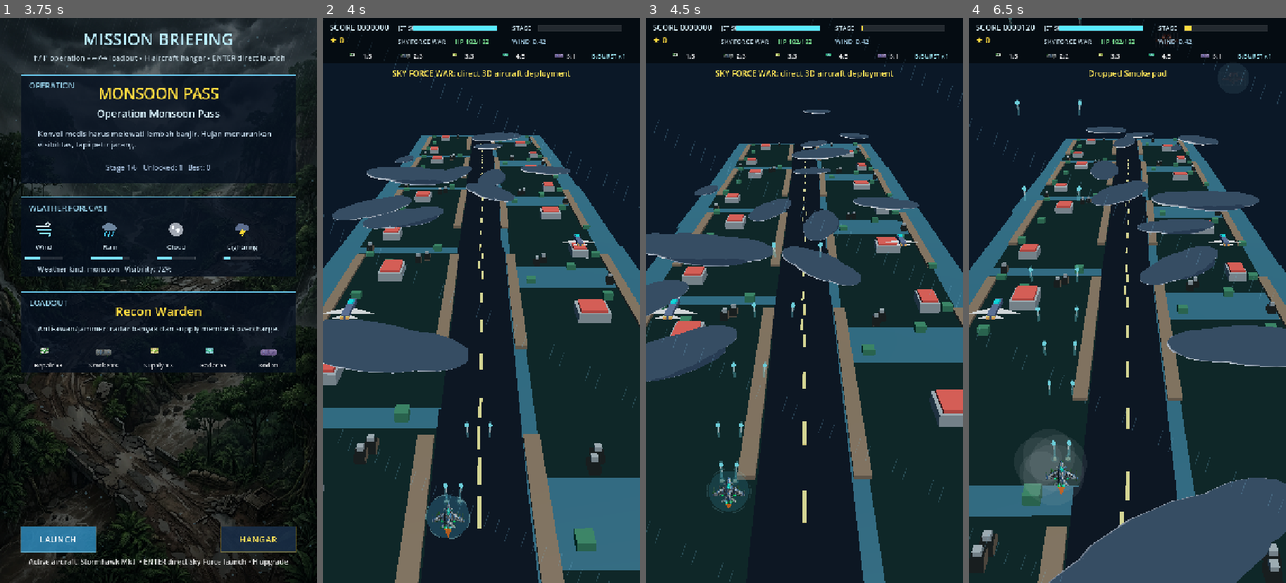
Above: before the commit, frames 1-4 (left to right).
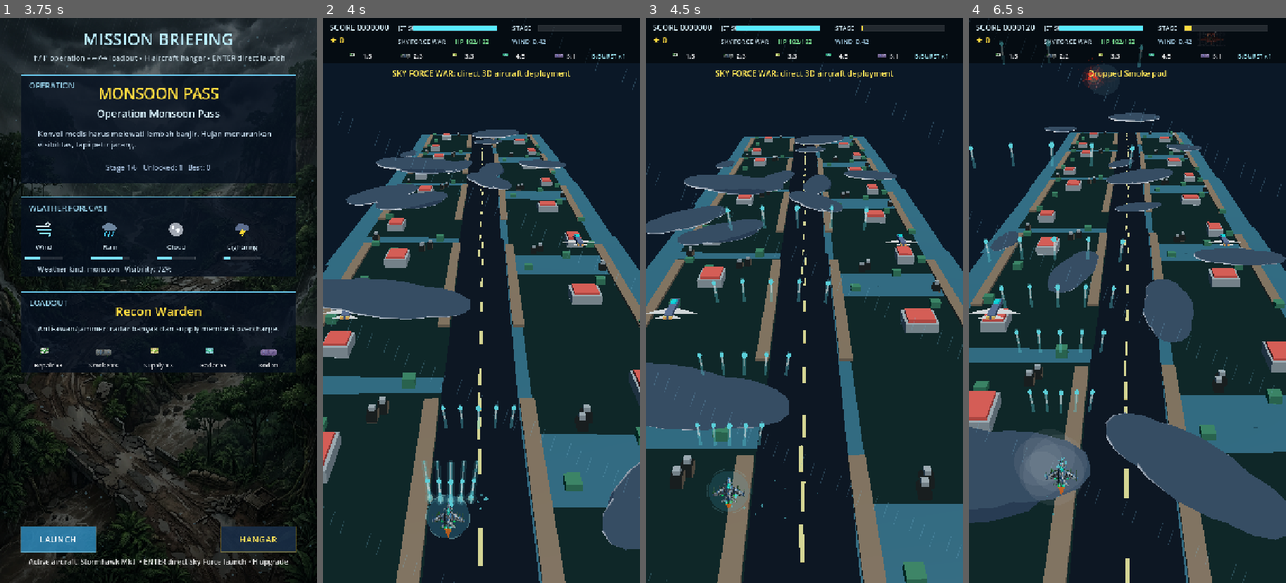
Above: after the commit, the same moments.

Repository: Scryptexai/Force-War
Game: Godot game, scene res://scenes/Main.tscn
The game is run twice, just before and just after one commit, with the same random seed, the same clock (stepped at 60 frames per second) and the same inputs.
Inputs (mouse positions are in pixels of both pictures, inside the frame that each line leads up to):
- Up to frame 1 (3.75 s): tap Enter at 0.5, 2.1 s; move the mouse to (228, 272) at 0.52 s; hold Right (move_right) 0.53-1.25 s; tap B (bomb) at 0.6 s; click (228, 272) at 0.67 s; tap Space at 0.77, 1.25 s; drag from (95, 328) to (142, 413) at 1.27 s; move the mouse to (190, 176) at 2.02 s; hold Right (move_right) 2.03-2.75 s; drag from (142, 413) to (63, 215) at 2.77 s; move the mouse to (253, 385) at 3.52 s; hold Left (move_left) from 3.53 s (still down); tap R at 3.6 s
- Up to frame 2 (4 s): keep holding Left (move_left); tap Space at 3.77 s
- Up to frame 3 (4.5 s): release Left (move_left) at 4.25 s; drag from (709, 215) to (756, 159) at 4.27 s
- Up to frame 4 (6.5 s): move the mouse to (1143, 300) at 5.02 s; hold Down (move_down) 5.03-5.75 s; tap 2 at 5.1 s; click (1143, 300) at 5.17 s; drag from (1079, 159) to (1064, 328) at 5.77 s

Frame 1 is identical in both runs. In frame 2, 27% of the frame differs, in the area x 0-100%, y 8-100%; in frame 3, 33%; in frame 4, 41%, in the area x 0-100%, y 0-100%.

Commit message:
Slow air arena and amplify player volley
Co-authored-by: arena-agent <297053741+arena-agent@users.noreply.github.com>

Diff:
--- a/scripts/main.gd
+++ b/scripts/main.gd
@@ -1228,7 +1228,7 @@
 	if air_root == null or not is_instance_valid(air_root):
 		return
 	var moving = state == GameState.PLAYING or state == GameState.STAGE_CLEAR or state == GameState.GAME_OVER
-	var speed = 0.0 if state == GameState.PAUSED else (20.0 + route_speed * 0.38 if moving else 0.0)
+	var speed = 0.0 if state == GameState.PAUSED else (7.5 + route_speed * 0.16 if moving else 0.0)
 	var min_z = 0.0
 	for item in air_tiles:
 		var node: Node3D = item.get("node")
@@ -1247,7 +1247,7 @@
 		var cloud: Node3D = item.get("node")
 		if cloud == null or not is_instance_valid(cloud):
 			continue
-		cloud.position.z += (speed + float(item.get("speed", 12.0))) * delta
+		cloud.position.z += (speed * 1.15 + float(item.get("speed", 12.0)) * 0.38) * delta
 		cloud.position.x = float(item.get("base_x", cloud.position.x)) + sin(time * 0.45 + float(item.get("phase", 0.0))) * 1.5
 		cloud.rotation.y += delta * 0.08
 		if cloud.position.z > 22.0:
@@ -1795,21 +1795,34 @@
 	var gun_mod = float(loadout.get("gun", 1.0)) * aircraft_stat_multiplier("gun")
 	if overcharge_timer > 0.0:
 		gun_mod *= 1.65
-	var lanes = 2 if gun_mod < 1.2 else 3
+	# Direct Sky Force War should feel like a real shmup volley, not two thin bullets.
+	var lanes = 5
+	if gun_mod >= 1.28:
+		lanes = 6
+	if gun_mod >= 1.62:
+		lanes = 7
 	if overcharge_timer > 0.0:
 		lanes += 2
-	var spread = 0.13 + (lanes - 2) * 0.035
+	var spread = 0.34 + max(0, lanes - 5) * 0.035
+	var muzzle_span = 92.0 + max(0, lanes - 5) * 10.0
+	var muzzle_color = Color(0.42, 0.96, 1.0, 1.0) if overcharge_timer <= 0.0 else Color(0.80, 0.96, 1.0, 1.0)
 	for i in range(lanes):
 		var t = 0.0 if lanes == 1 else float(i) / float(lanes - 1) - 0.5
 		var angle = t * spread
-		var vel = Vector2(sin(angle), -cos(angle)) * (760.0 + gun_mod * 60.0)
-		var muzzle_pos = pos + Vector2(t * 30.0, -35.0)
-		spawn_muzzle_flash_2d(muzzle_pos, vel, true, 0.85 if overcharge_timer <= 0.0 else 1.2)
-		bullets.append({"pos": pos + Vector2(t * 30.0, -30.0), "vel": vel, "damage": 12.0 * gun_mod, "radius": 5.0, "life": 1.6, "kind": "plasma"})
+		var dir = Vector2(sin(angle), -cos(angle)).normalized()
+		var vel = dir * (840.0 + gun_mod * 70.0)
+		var muzzle_pos = pos + Vector2(t * muzzle_span, -38.0 - abs(t) * 8.0)
+		var is_center = abs(t) < 0.08
+		var damage = (10.5 if is_center else 8.4) * gun_mod
+		var radius = 6.2 if is_center else 5.1
+		spawn_muzzle_flash_2d(muzzle_pos, vel, true, 1.15 if overcharge_timer <= 0.0 else 1.55)
+		effects.append({"kind": "shot_lance", "origin": muzzle_pos + Vector2(0.0, 12.0), "target": muzzle_pos + dir * 86.0, "color": muzzle_color, "radius": 5.5 if is_center else 4.0, "life": 0.085, "max_life": 0.085})
+		bullets.append({"pos": muzzle_pos + dir * 10.0, "vel": vel, "damage": damage, "radius": radius, "life": 1.45, "kind": "plasma"})
+	spawn_particles(pos + Vector2(0.0, -30.0), muzzle_color, 5, 150.0)
 	if overcharge_timer > 0.0 and laser_fx_cooldown <= 0.0:
 		fire_overcharge_laser(pos)
-		laser_fx_cooldown = 0.38
-	player["shot_cd"] = max(0.065, 0.15 / gun_mod)
+		laser_fx_cooldown = 0.34
+	player["shot_cd"] = max(0.070, 0.17 / gun_mod)
 
 
 func fire_micro_missile() -> void:
@@ -2864,7 +2877,7 @@
 	if rain > 0.05:
 		for i in range(int(95 * rain)):
 			var x = fmod(float(i) * 83.0 + time * 230.0 * (0.3 + rain), W + 90.0) - 45.0
-			var y = fmod(float(i) * 47.0 + time * 610.0, H + 100.0) - 50.0
+			var y = fmod(float(i) * 47.0 + time * 430.0, H + 100.0) - 50.0
 			var slant = current_wind() * 28.0
 			draw_line(Vector2(x, y), Vector2(x + slant, y + 34.0), Color(0.55, 0.86, 1.0, 0.12 + rain * 0.16), 1.5)
 	for m in lightning_marks:
@@ -2915,6 +2928,10 @@
 		var col = Color(0.5, 0.95, 1.0, 1.0) if kind != "aa" else Color(1.0, 0.85, 0.2, 1.0)
 		var width = 2.4
 		var trail_len = 28.0
+		if kind == "plasma":
+			col = Color(0.42, 0.96, 1.0, 1.0)
+			width = 3.3
+			trail_len = 46.0
 		if kind == "missile":
 			col = Color(1.0, 0.55, 0.16, 1.0)
 			width = 3.8
@@ -3081,6 +3098,15 @@
 			var start = pos + Vector2(cos(a), sin(a)) * r * 0.12
 			var end = pos + Vector2(cos(a), sin(a)) * r
 			draw_line(start, end, Color(c.r, c.g, c.b, 0.18 * ratio), 2.0)
+	elif kind == "shot_lance":
+		var c = e.get("color", Color(0.42, 0.96, 1.0, 1.0))
+		var a = e.get("origin", pos)
+		var b = e.get("target", pos + Vector2(0.0, -80.0))
+		var width = float(e.get("radius", 4.0)) * (0.55 + ratio * 0.75)
+		draw_line(a, b, Color(c.r, c.g, c.b, 0.22 * ratio), width * 3.2)
+		draw_line(a, b, Color(c.r, c.g, c.b, 0.68 * ratio), width)
+		draw_line(a, b, Color(1.0, 1.0, 1.0, 0.82 * ratio), max(1.5, width * 0.24))
+		draw_circle(b, width * 0.85, Color(c.r, c.g, c.b, 0.28 * ratio))
 	elif kind == "text":
 		draw_text_centered_at(str(e.get("text", "")), pos + Vector2(0, -20.0 * (1.0 - ratio)), 16, Color(0.84, 0.92, 1.0, ratio))
 	elif kind == "muzzle":
Not shown, changed: package-lock.json
Not shown, changed: index.html
Not shown, changed: index.pck
